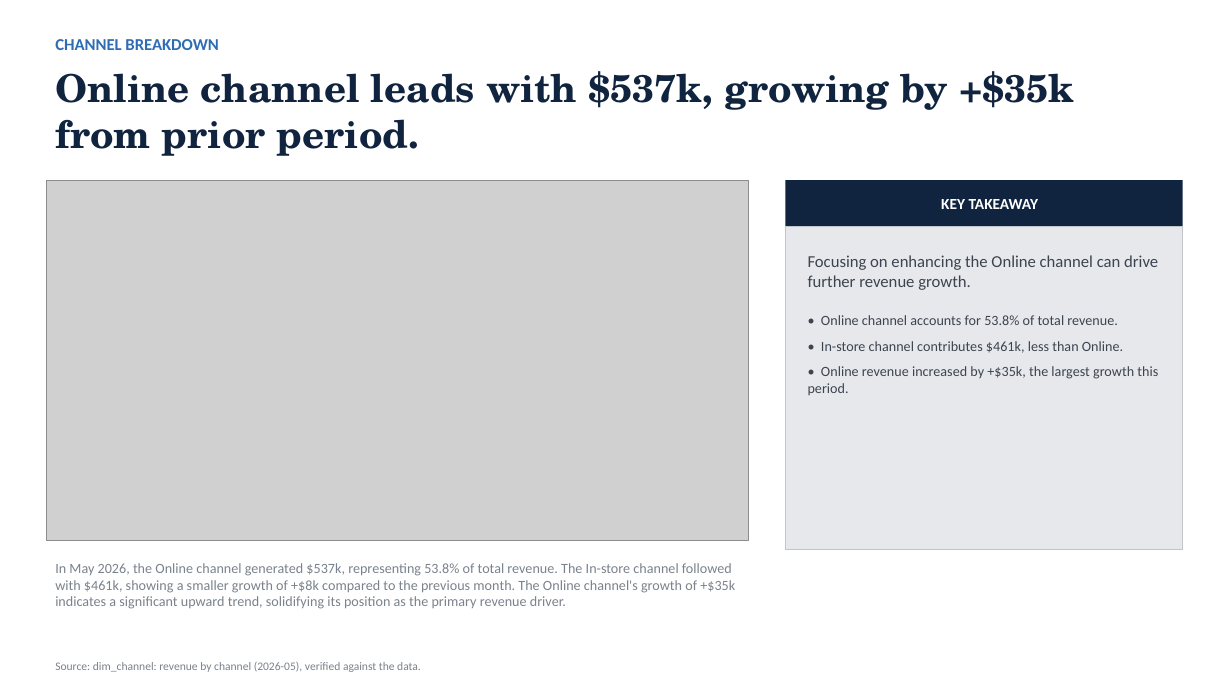
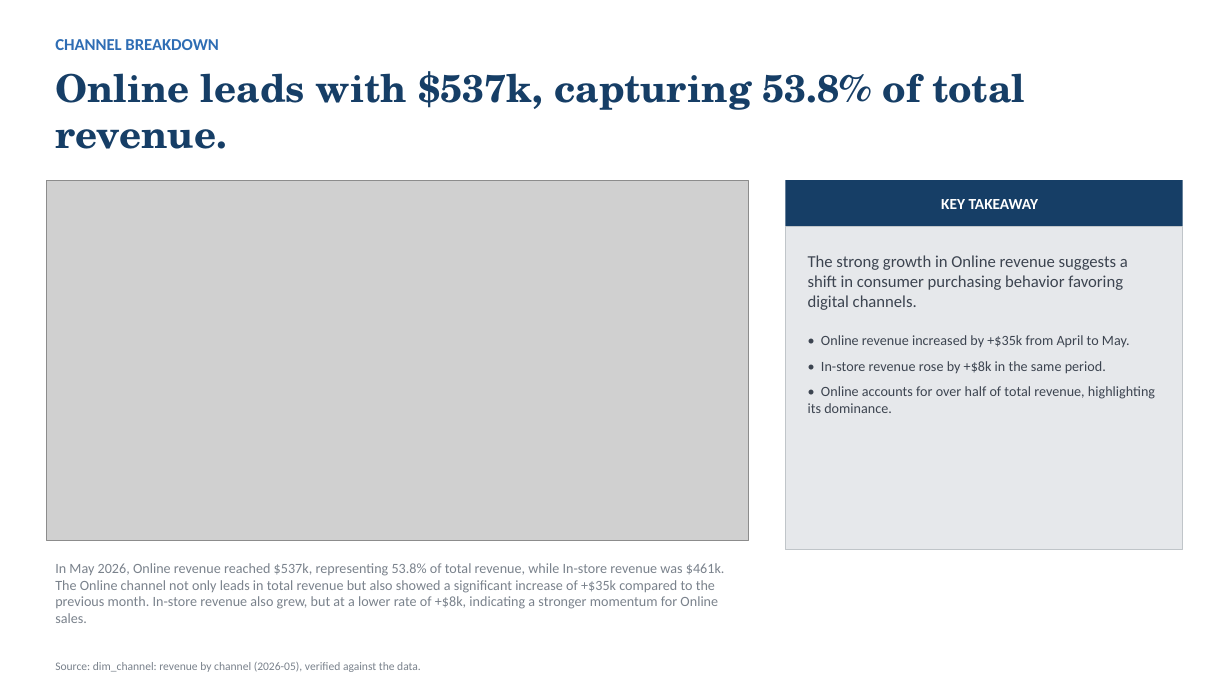
Before and after one commit to AronSarosi/ai-report-generator, a slide deck: slide 5 of app/examples/retail_sales/report.pptx. Drawn at 1232x693 pixels with LibreOffice and Linux fonts; fonts in the diff are those of the drawing; grey boxes stand for pictures. Boxes give left, top, right and bottom in pixels: in the first picture for what was removed or moved away, otherwise in the second. Text is boxed around its words. In the diff, an @@ line names an element or a change of style, - is before the commit and + after.

```diff
--- a/app/examples/retail_sales/report.pptx
+++ b/app/examples/retail_sales/report.pptx
@@ text at <box>55,71,1025,149</box>: text changed; text colour #11243F to #163E66 @@
-Online channel leads with $537k, growing by +$35k from prior period.
+Online leads with $537k, capturing 53.8% of total revenue.
@@ rectangle "KEY TAKEAWAY" at <box>786,180,1183,226</box>: fill #11243F to #163E66 @@
@@ text in rectangle at <box>808,255,1155,413</box>: text changed @@
-Focusing on enhancing the Online channel can drive further revenue growth.
-• Online channel accounts for 53.8% of total revenue.
-• In-store channel contributes $461k, less than Online.
-• Online revenue increased by +$35k, the largest growth this period.
+The strong growth in Online revenue suggests a shift in consumer purchasing behavior favoring digital channels.
+• Online revenue increased by +$35k from April to May.
+• In-store revenue rose by +$8k in the same period.
+• Online accounts for over half of total revenue, highlighting its dominance.
@@ text at <box>55,563,725,623</box>: text changed @@
-In May 2026, the Online channel generated $537k, representing 53.8% of total revenue. The In-store channel followed with $461k, showing a smaller growth of +$8k compared to the previous month. The Online channel's growth of +$35k indicates a significant upward trend, solidifying its position as the primary revenue driver.
+In May 2026, Online revenue reached $537k, representing 53.8% of total revenue, while In-store revenue was $461k. The Online channel not only leads in total revenue but also showed a significant increase of +$35k compared to the previous month. In-store revenue also grew, but at a lower rate of +$8k, indicating a stronger momentum for Online sales.
```
Also in this commit, not shown: 6 other slides changed, 1 slide added, 1 slide removed, 42 other files.
